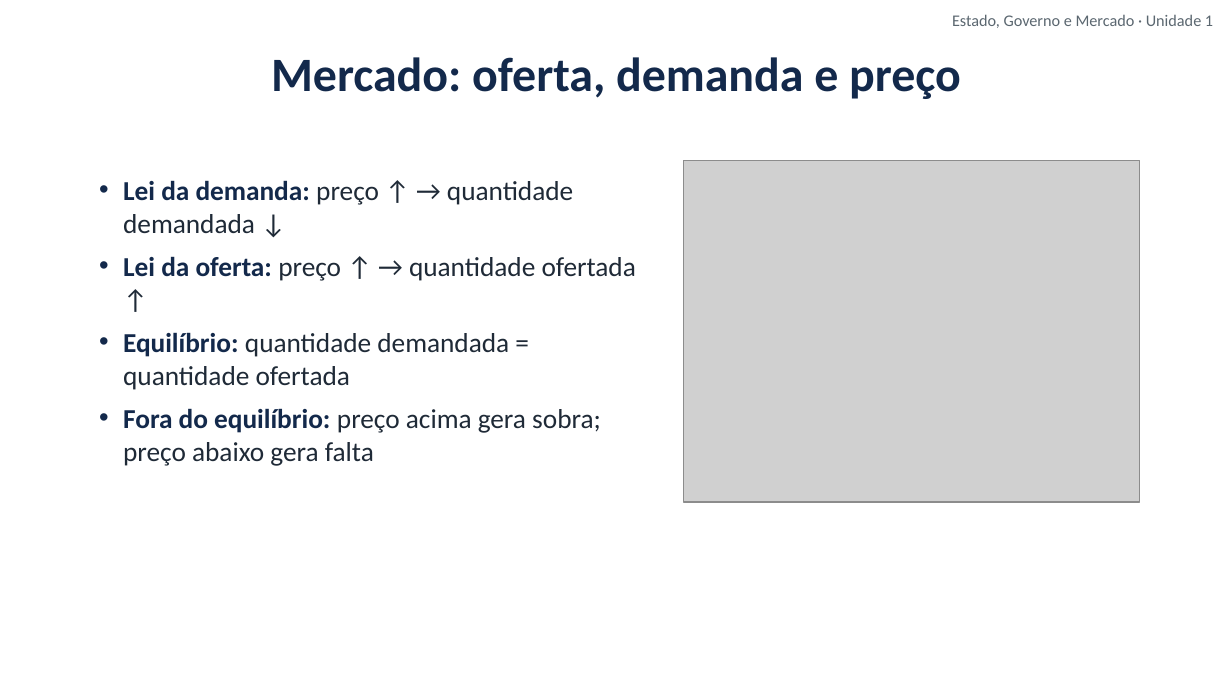
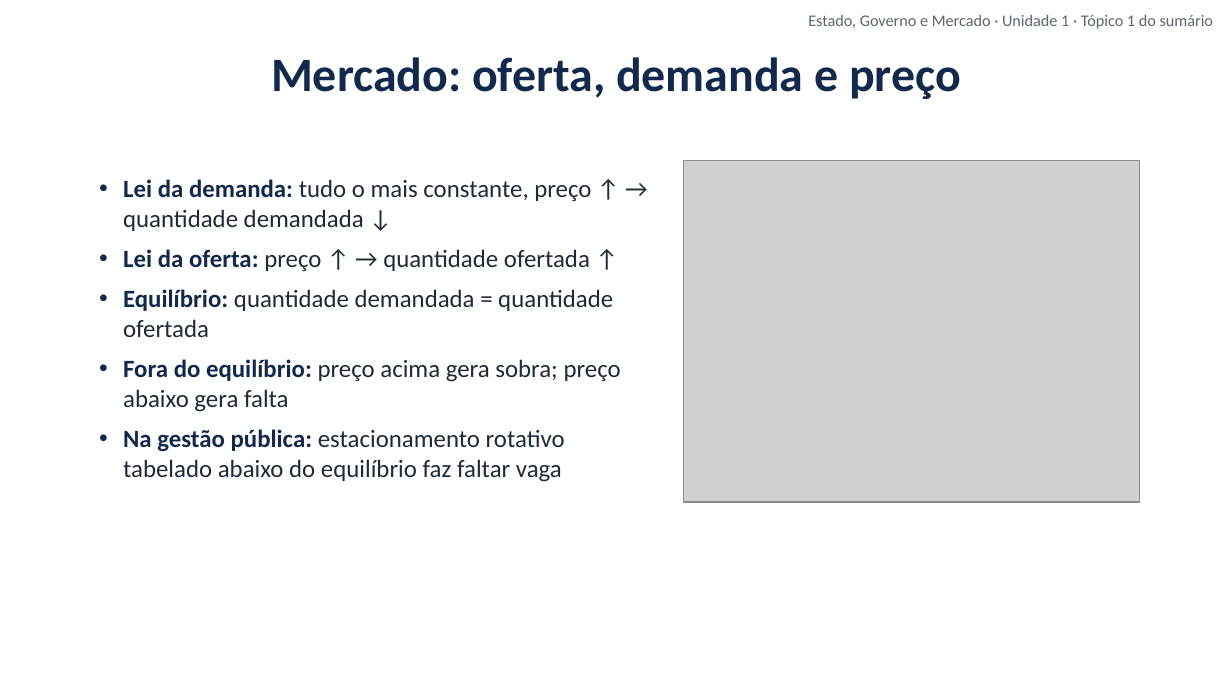
Before and after one commit to cleitonfranco74/gestao_publica, a slide deck: slide 10 of disciplina-01-estado-governo-mercado/materiais/01_Unidade_1_Introducao_a_Economia_Estado_Governo_Mercado.pptx. Drawn at 1232x693 pixels with LibreOffice and Linux fonts; fonts in the diff are those of the drawing; grey boxes stand for pictures; background and template pictures are left out. Boxes give left, top, right and bottom in pixels: in the first picture for what was removed or moved away, otherwise in the second. Text is boxed around its words. In the diff, an @@ line names an element or a change of style, - is before the commit and + after.

```diff
--- a/disciplina-01-estado-governo-mercado/materiais/01_Unidade_1_Introducao_a_Economia_Estado_Governo_Mercado.pptx
+++ b/disciplina-01-estado-governo-mercado/materiais/01_Unidade_1_Introducao_a_Economia_Estado_Governo_Mercado.pptx
@@ text at (808,14,1213,29): text changed @@
-Estado, Governo e Mercado · Unidade 1
+Estado, Governo e Mercado · Unidade 1 · Tópico 1 do sumário
@@ text at (123,179,591,231): text changed; size 16 to 14.5 pt @@
-• Lei da demanda: preço ↑ → quantidade demandada ↓
+• Lei da demanda: tudo o mais constante, preço ↑ → quantidade demandada ↓
@@ text at (123,249,621,412): size 16 to 14.5 pt in "Lei da oferta: preço ↑ → quantidade ...", "Equilíbrio: quantidade demandada = quantidade ofertada", "Fora do equilíbrio: preço acima gera sobra; ..." @@
@@ text at (123,429,565,482): paragraph added @@
+• Na gestão pública: estacionamento rotativo tabelado abaixo do equilíbrio faz faltar vaga
```
Also in this commit, not shown: 22 other slides changed, 2 slides added, 8 other files.
